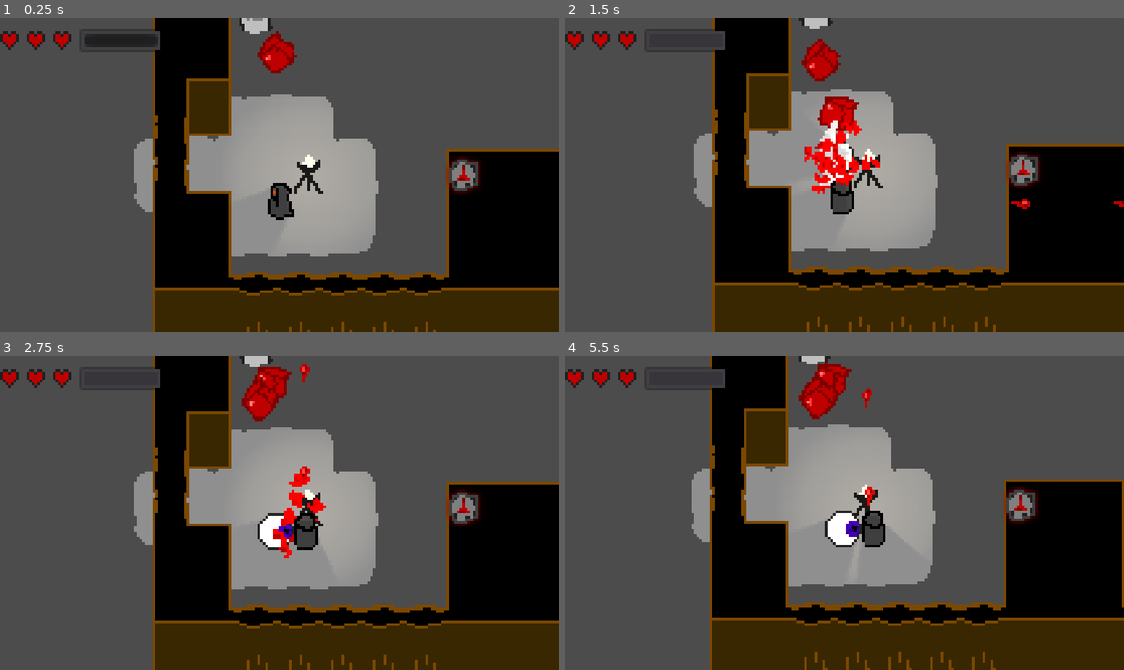
Above: before the commit, frames 1-4 (two rows, left to right).
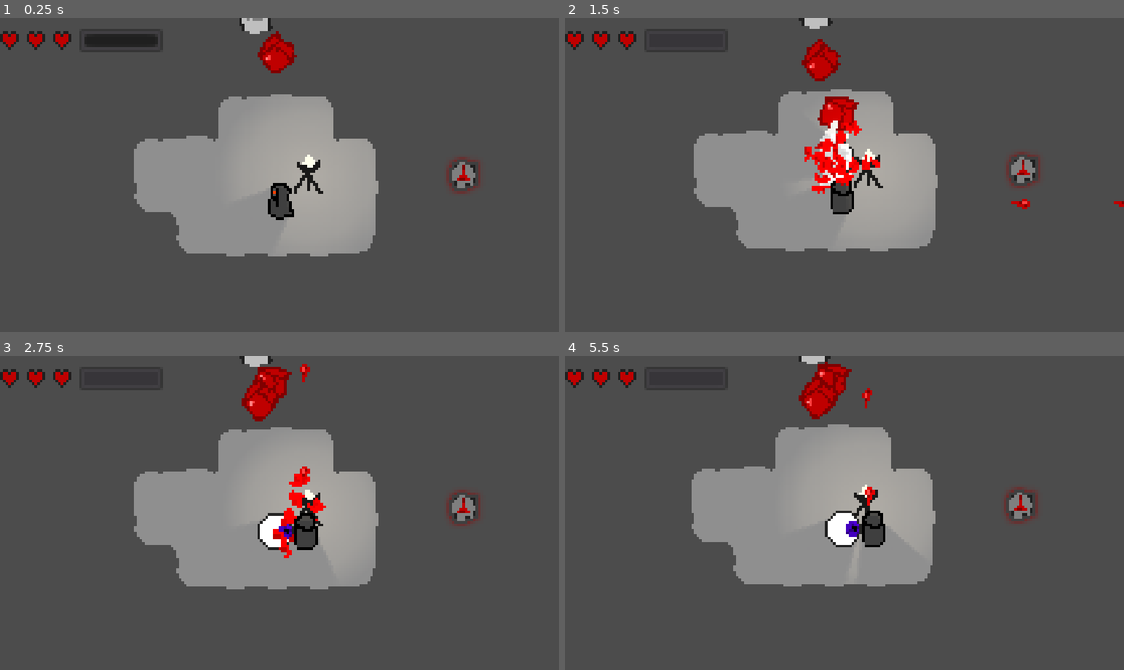
Above: after the commit, the same moments.

Repository: GammaGames/bloodmagic
Game: Godot game, scene res://scenes/Main.tscn
Two runs of this game, one before a commit and one after it. Both use one fixed random seed, a clock stepped at 60 frames per second and the inputs below.
Inputs (mouse positions are in pixels of both pictures, inside the frame that each line leads up to):
- Up to frame 1 (0.25 s): no input
- Up to frame 2 (1.5 s): move the mouse to (967, 159) at 0.52 s; hold Right (ui_right) 0.53-1.28 s; hold Space (key_use) 0.53-1.28 s; click (967, 159) at 0.67 s; move the mouse to (816, 175) at 1.27 s; hold Up (ui_up) from 1.28 s (still down); tap Space (key_use) at 1.35 s
- Up to frame 3 (2.75 s): keep holding Up (ui_up); move the mouse to (296, 506) at 2.02 s; hold Space (key_use) from 2.03 s (still down)
- Up to frame 4 (5.5 s): keep holding Up (ui_up); move the mouse to (838, 519) at 2.77 s; release Space (key_use) at 2.78 s; tap Space (key_use) at 2.85, 4.35 s; move the mouse to (889, 516) at 3.52 s; hold Space (key_use) 3.53-4.28 s; move the mouse to (799, 509) at 4.27 s; move the mouse to (850, 513) at 5.02 s; hold Space (key_use) from 5.03 s (still down)

The runs differ from the first frame. In frame 1, 31% of the frame differs, in the area x 27-100%, y 0-100%; in frame 2, 33%; in frame 3, 32%; in frame 4, 33%, in the area x 25-100%, y 0-100%.

Commit message:
work on autotile

Diff:
--- a/assets/scripts/Main.gd
+++ b/assets/scripts/Main.gd
@@ -1,7 +1,8 @@
 extends Node2D
 
-# func _ready():
-	# Input.set_mouse_mode(Input.MOUSE_MODE_CAPTURED)
+func _ready():
+	randomize()
+	# $Generator.generate()
 
 func _process(delta):
 	if Input.is_action_just_pressed("ui_cancel"):
--- a/assets/scripts/Player.gd
+++ b/assets/scripts/Player.gd
@@ -125,7 +125,7 @@
     $ShootParticles.emitting = false
 
 func update_gui():
-    $Camera2D/Gui.set_health(health)
+    $"/root/Game/Gui".set_health(health)
 
 func start_knockback(object, key):
     hitstun = true
--- a/assets/scripts/engine/CaveGeneration.gd
+++ b/assets/scripts/engine/CaveGeneration.gd
@@ -7,10 +7,6 @@
 var space = ' '
 var wall = '#'
 var f = '.'
-
-func _ready():
-	randomize()
-	generate()
 
 func generate():
 	var map = fill_map(width, height)
--- /dev/null
+++ b/assets/scripts/engine/LevelGeneration.gd
@@ -0,0 +1,52 @@
+extends Node
+
+export(int) var width = 4
+export(int) var height = 4
+
+func _ready():
+	randomize()
+	generate()
+
+func generate():
+	var level = fill_level(width, height)
+	while !check_level(level, 0.3):
+		level = fill_level(width, height)
+
+	print(get_level_string(level))
+
+func fill_level(width, height):
+	var level = []
+	for y in range(height):
+		var row = []
+		for x in range(width):
+			row.append(0)
+		level.append(row)
+
+	var x = floor(width / 2)
+	var y = floor(width / 2)
+
+	for i in range(width * height):
+		level[y][x] = 1
+		var dir = deg2rad((randi() % 4) * 90)
+		x += cos(dir)
+		y += sin(dir)
+		x = clamp(x, 0, width - 1)
+		y = clamp(y, 0, height - 1)
+
+	return level
+
+func check_level(level, percent):
+	var count = 0
+	for row in level:
+		for ch in row:
+			if ch != 0:
+				count += 1
+	return float(count) / (width * height) > percent
+
+func get_level_string(level):
+	var m = ""
+	for row in level:
+		for ch in row:
+			m += str(ch)
+		m += "\n"
+	return m
--- a/scenes/GUI.tscn
+++ b/scenes/GUI.tscn
@@ -3,7 +3,7 @@
 [ext_resource path="res://assets/scripts/Gui.gd" type="Script" id=1]
 [ext_resource path="res://assets/sprites/player/spr_heart_1.png" type="Texture" id=2]
 
-[node name="GUI" type="CanvasLayer" index="0"]
+[node name="GUI" type="CanvasLayer"]
 
 layer = 1
 offset = Vector2( 0, 0 )
--- /dev/null
+++ b/scenes/LevelGeneration.tscn
@@ -0,0 +1,9 @@
+[gd_scene load_steps=2 format=2]
+
+[ext_resource path="res://assets/scripts/engine/LevelGeneration.gd" type="Script" id=1]
+
+[node name="LevelGeneration" type="Node" index="0"]
+
+script = ExtResource( 1 )
+width = 4
+height = 4
--- a/scenes/Main.tscn
+++ b/scenes/Main.tscn
@@ -1,22 +1,22 @@
 [gd_scene load_steps=21 format=2]
 
 [ext_resource path="res://assets/scripts/Main.gd" type="Script" id=1]
-[ext_resource path="res://assets/scripts/engine/CaveGeneration.gd" type="Script" id=2]
-[ext_resource path="res://assets/sprites/tilesets/ground.tres" type="TileSet" id=3]
-[ext_resource path="res://assets/sprites/tilesets/cave.tres" type="TileSet" id=4]
-[ext_resource path="res://scenes/weapons/BaseWeapon.tscn" type="PackedScene" id=5]
-[ext_resource path="res://scenes/weapons/Shotty.tscn" type="PackedScene" id=6]
-[ext_resource path="res://scenes/weapons/Rail.tscn" type="PackedScene" id=7]
-[ext_resource path="res://scenes/items/Chunk1.tscn" type="PackedScene" id=8]
-[ext_resource path="res://scenes/world/Well.tscn" type="PackedScene" id=9]
-[ext_resource path="res://scenes/world/Grave.tscn" type="PackedScene" id=10]
-[ext_resource path="res://scenes/world/Torch.tscn" type="PackedScene" id=11]
-[ext_resource path="res://scenes/enemies/Eye.tscn" type="PackedScene" id=12]
-[ext_resource path="res://scenes/world/Pillar.tscn" type="PackedScene" id=13]
-[ext_resource path="res://scenes/Player.tscn" type="PackedScene" id=14]
-[ext_resource path="res://assets/scripts/Camera2D.gd" type="Script" id=15]
-[ext_resource path="res://assets/sprites/particles/bokeh.png" type="Texture" id=16]
-[ext_resource path="res://scenes/GUI.tscn" type="PackedScene" id=17]
+[ext_resource path="res://scenes/GUI.tscn" type="PackedScene" id=2]
+[ext_resource path="res://assets/scripts/engine/CaveGeneration.gd" type="Script" id=3]
+[ext_resource path="res://assets/sprites/tilesets/ground.tres" type="TileSet" id=4]
+[ext_resource path="res://assets/sprites/tilesets/cave.tres" type="TileSet" id=5]
+[ext_resource path="res://scenes/weapons/BaseWeapon.tscn" type="PackedScene" id=6]
+[ext_resource path="res://scenes/weapons/Shotty.tscn" type="PackedScene" id=7]
+[ext_resource path="res://scenes/weapons/Rail.tscn" type="PackedScene" id=8]
+[ext_resource path="res://scenes/items/Chunk1.tscn" type="PackedScene" id=9]
+[ext_resource path="res://scenes/world/Well.tscn" type="PackedScene" id=10]
+[ext_resource path="res://scenes/world/Grave.tscn" type="PackedScene" id=11]
+[ext_resource path="res://scenes/world/Torch.tscn" type="PackedScene" id=12]
+[ext_resource path="res://scenes/enemies/Eye.tscn" type="PackedScene" id=13]
+[ext_resource path="res://scenes/world/Pillar.tscn" type="PackedScene" id=14]
+[ext_resource path="res://scenes/Player.tscn" type="PackedScene" id=15]
+[ext_resource path="res://assets/scripts/Camera2D.gd" type="Script" id=16]
+[ext_resource path="res://assets/sprites/particles/bokeh.png" type="Texture" id=17]
 
 [sub_resource type="Gradient" id=1]
 
@@ -73,22 +73,25 @@
 
 script = ExtResource( 1 )
 
-[node name="Generator" type="Node2D" parent="." index="0"]
-
-script = ExtResource( 2 )
+[node name="Gui" parent="." index="0" instance=ExtResource( 2 )]
+
+[node name="Generator" type="Node2D" parent="." index="1"]
+
+script = ExtResource( 3 )
 width = 24
 height = 12
 rand_chance = 0.35
 
-[node name="Underworld" type="Node2D" parent="." index="1"]
-
+[node name="Underworld" type="Node2D" parent="." index="2"]
+
+editor/display_folded = true
 position = Vector2( 50, 300 )
 _sections_unfolded = [ "Transform" ]
 
 [node name="TileMap" type="TileMap" parent="Underworld" index="0"]
 
 mode = 0
-tile_set = ExtResource( 3 )
+tile_set = ExtResource( 4 )
 cell_size = Vector2( 16, 16 )
 cell_quadrant_size = 16
 cell_custom_transform = Transform2D( 1, 0, 0, 1, 0, 0 )
@@ -128,51 +131,52 @@
 tile_data = PoolIntArray( 786452, 0, 8, 786453, 0, 11, 786455, 0, 8, 786456, 0, 11, 917501, 0, 1, 917502, 0, 196610, 91 …(1652 unchanged characters)…
 _sections_unfolded = [ "Cell", "Collision", "Transform", "Z Index" ]
 
-[node name="World" type="YSort" parent="." index="2"]
-
+[node name="World" type="YSort" parent="." index="3"]
+
+editor/display_folded = true
 sort_enabled = true
 
-[node name="BaseWeapon" parent="World" index="0" instance=ExtResource( 5 )]
+[node name="BaseWeapon" parent="World" index="0" instance=ExtResource( 6 )]
 
 position = Vector2( 110, 60 )
 
-[node name="Shotty" parent="World" index="1" instance=ExtResource( 6 )]
+[node name="Shotty" parent="World" index="1" instance=ExtResource( 7 )]
 
 position = Vector2( 199.512, 59.018 )
 gravity = 98.0
 collision_mask = 1
 
-[node name="Rail" parent="World" index="2" instance=ExtResource( 7 )]
+[node name="Rail" parent="World" index="2" instance=ExtResource( 8 )]
 
 position = Vector2( 130, 140 )
 collision_mask = 1
 
-[node name="Chunk" parent="World" index="3" instance=ExtResource( 8 )]
+[node name="Chunk" parent="World" index="3" instance=ExtResource( 9 )]
 
 position = Vector2( 79.512, 79.018 )
 
-[node name="Well" parent="World" index="4" instance=ExtResource( 9 )]
+[node name="Well" parent="World" index="4" instance=ExtResource( 10 )]
 
 position = Vector2( 210, 150 )
 
-[node name="Grave" parent="World" index="5" instance=ExtResource( 10 )]
+[node name="Grave" parent="World" index="5" instance=ExtResource( 11 )]
 
 position = Vector2( 50, 80 )
 
-[node name="Torch" parent="World" index="6" instance=ExtResource( 11 )]
+[node name="Torch" parent="World" index="6" instance=ExtResource( 12 )]
 
 position = Vector2( 70, 140 )
 
-[node name="Eye" parent="World" index="7" instance=ExtResource( 12 )]
+[node name="Eye" parent="World" index="7" instance=ExtResource( 13 )]
 
 position = Vector2( 79.512, 39.018 )
 _sections_unfolded = [ "Collision", "Material", "Transform" ]
 
-[node name="Pillar" parent="World" index="8" instance=ExtResource( 13 )]
+[node name="Pillar" parent="World" index="8" instance=ExtResource( 14 )]
 
 position = Vector2( 210, 90 )
 
-[node name="Player" parent="World" index="9" instance=ExtResource( 14 )]
+[node name="Player" parent="World" index="9" instance=ExtResource( 15 )]
 
 position = Vector2( 60, 150 )
 _sections_unfolded = [ "Collision", "Material", "Pickable", "Transform", "collision" ]
@@ -224,12 +228,10 @@
 local_coords = false
 draw_order = 0
 process_material = SubResource( 3 )
-texture = ExtResource( 16 )
+texture = ExtResource( 17 )
 normal_map = null
 h_frames = 3
 v_frames = 1
 _sections_unfolded = [ "Drawing", "Process Material", "Textures", "Time", "Transform" ]
 
-[node name="Gui" parent="World/Player/Camera2D" index="1" instance=ExtResource( 17 )]
-
-[node name="Overworld" type="Node2D" parent="." index="3"]
+[node name="Overworld" type="Node2D" parent="." index="4"]
Binary file changed: assets/sprites/tilesets/cave.png
Binary file changed: assets/sprites/tilesets/cave_reference.png
Not shown: 2 places in scenes/Main.tscn that only renumber resources
